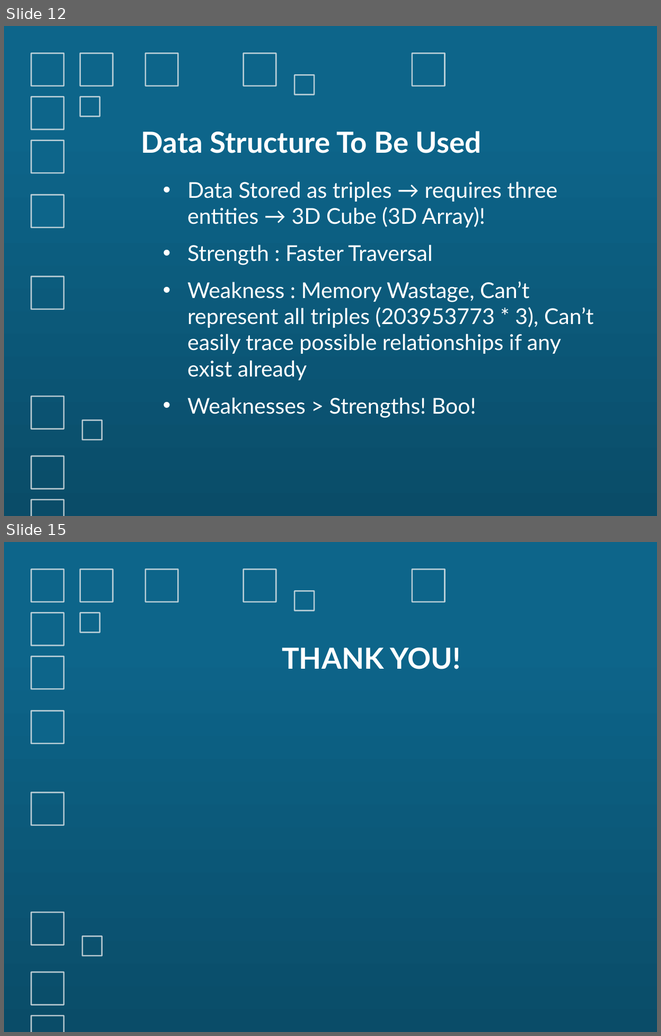
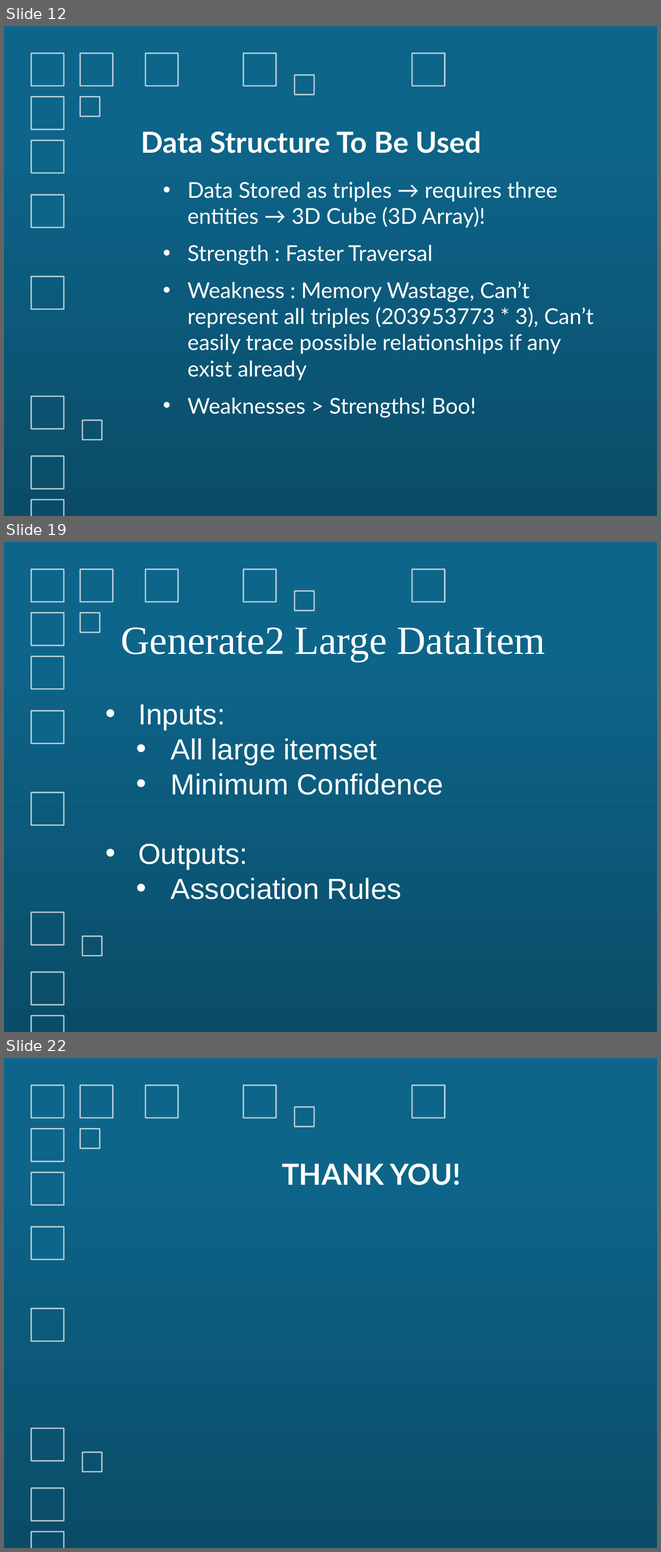
Before and after one commit to LeonDsouza/SWAR, a slide deck: Presentation/SEMANTIC WEB MINING.pptx. Shown one above the other, each under a label of ours: slides 12 and 15 before the commit, slides 12, 19 and 22 after it; the slides between them are not shown. The pictures are 661x1036 and 661x1552 pixels, drawn with LibreOffice and Linux fonts; fonts in the diff are those of the drawing. Boxes give left, top, right and bottom in pixels: in the first picture for what was removed or moved away, otherwise in the second. Text is boxed around its words. In the diff, an @@ line names an element or a change of style, - is before the commit and + after.

```diff
--- a/Presentation/SEMANTIC WEB MINING.pptx
+++ b/Presentation/SEMANTIC WEB MINING.pptx
@@ slide 19 added at bbox=[4, 542, 657, 1032], background gradient #0D658A to #0A4C68; not listed: 15 template elements that a slide beside it also shows @@
@@ text added at bbox=[121, 627, 545, 661], 44 pt, text #FFFFFF @@
+Generate2 Large DataItem
@@ text added at bbox=[138, 704, 443, 899], 32 pt, text #FFFFFF @@
+• Inputs:
+  • All large itemset
+  • Minimum Confidence
+• Outputs:
+  • Association Rules
@@ what was slide 15 is now slide 22 @@
```
Also in this commit, not shown: 1 slide changed, 6 other slides added.
